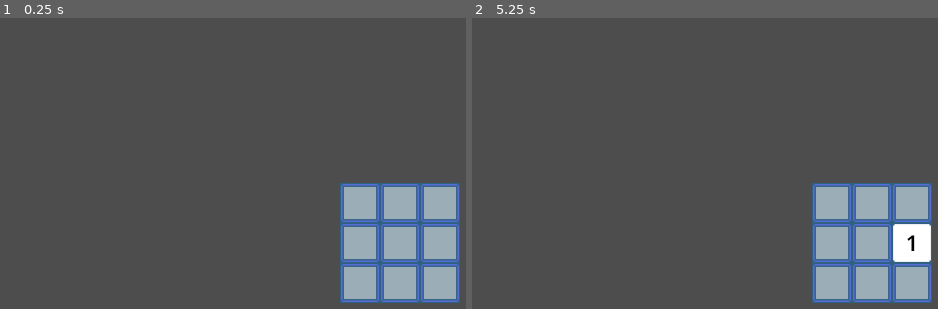
Above: before the commit, frames 1-2 (left to right).
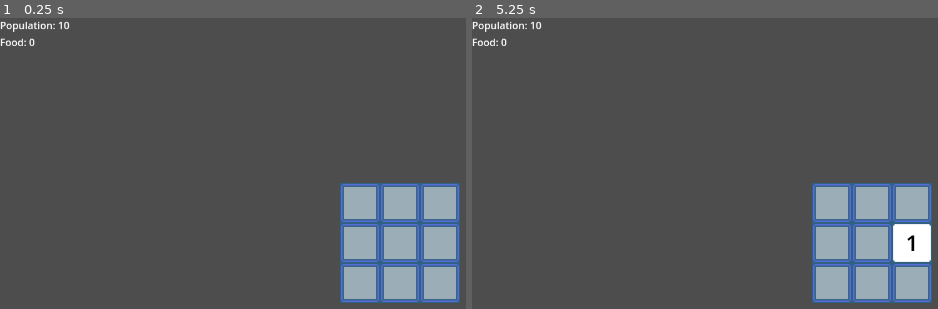
Above: after the commit, the same moments.

Repository: e-lain/MinesweeperDwarves
Game: Godot game, scene res://Main.tscn
The game is run twice, just before and just after one commit, with the same random seed, the same clock (stepped at 60 frames per second) and the same inputs.
Inputs (mouse positions are in pixels of both pictures, inside the frame that each line leads up to):
- Up to frame 1 (0.25 s): no input
- Up to frame 2 (5.25 s): tap Enter at 0.5, 2, 3.5 s; move the mouse to (outside the picture) at 0.52 s; press the mouse at (outside the picture) at 0.53 s; tap Space at 1.25, 2.75, 4.25 s; move the mouse to (714, 265) at 1.27 s; release the mouse at (714, 265) at 1.28 s; click (714, 265) at 1.35 s; move the mouse to (outside the picture) at 2.02 s; hold Right mouse button (right_click) 2.03-2.78 s; click (outside the picture) at 2.3 s; move the mouse to (outside the picture) at 2.77 s; click (outside the picture) at 2.85 s; move the mouse to (outside the picture) at 3.52 s; press the mouse at (outside the picture) at 3.53 s; move the mouse to (630, 175) at 4.27 s; release the mouse at (630, 175) at 4.28 s; right-click (630, 175) at 4.35 s; click (630, 175) at 4.55 s; move the mouse to (910, 242) at 5.02 s; press the mouse at (910, 242) at 5.03 s

The runs differ from the first frame. In frame 1, 0.3% of the frame differs, in the area x 0-15%, y 1-10%; in frame 2, 0.3%.

Commit message:
Add population and food counters

Diff:
--- a/Main.gd
+++ b/Main.gd
@@ -1,6 +1,9 @@
 extends Node2D
 
 var Board = preload("res://board.tscn")
+
+var population = 0
+var food = 0
 
 # Called when the node enters the scene tree for the first time.
 func _ready():
@@ -13,4 +16,5 @@
 
 # Called every frame. 'delta' is the elapsed time since the previous frame.
 func _process(delta):
-	pass
+	get_node("UI/Resources/Population").text = "Population: %d" % [population]
+	get_node("UI/Resources/Food").text = "Food: %d" % [food]
--- a/Main.tscn
+++ b/Main.tscn
@@ -1,6 +1,8 @@
-[gd_scene load_steps=2 format=3 uid="uid://iqvlmmwy7d46"]
+[gd_scene load_steps=3 format=3 uid="uid://iqvlmmwy7d46"]
 
 [ext_resource type="Script" path="res://main.gd" id="1_rna6o"]
+
+[sub_resource type="Theme" id="Theme_toiel"]
 
 [node name="main" type="Node2D"]
 script = ExtResource("1_rna6o")
@@ -10,8 +12,24 @@
 anchors_preset = 0
 offset_right = 1283.0
 offset_bottom = 720.0
+theme = SubResource("Theme_toiel")
 
-[node name="VBoxContainer" type="VBoxContainer" parent="UI"]
+[node name="Resources" type="VBoxContainer" parent="UI"]
 layout_mode = 0
 offset_right = 160.0
 offset_bottom = 224.0
+
+[node name="Population" type="Label" parent="UI/Resources"]
+layout_mode = 2
+text = "Population: 0"
+
+[node name="Food" type="Label" parent="UI/Resources"]
+layout_mode = 2
+text = "Food: 0"
+
+[node name="Buildings" type="GridContainer" parent="UI"]
+layout_mode = 0
+offset_left = 1128.0
+offset_top = 2.0
+offset_right = 1277.0
+offset_bottom = 719.0
--- a/board.gd
+++ b/board.gd
@@ -12,6 +12,9 @@
 var total_tiles = row*col
 var Tile = preload("res://Tile.tscn")
 var tiles
+
+var population = 10
+var food = 0
 
 # Called when the node enters the scene tree for the first time.
 func _ready():
@@ -38,3 +41,5 @@
 		bombs_found = 0
 		tiles_uncovered = 0
 		print("TODO: LEVEL WIN! BUILD MODE ENGAGED")
+	get_parent().population = population
+	get_parent().food = food
--- a/tile.gd
+++ b/tile.gd
@@ -20,6 +20,7 @@
 			get_parent().build_mode = true
 			get_parent().bombs_found = 0
 			get_parent().tiles_uncovered = 0
+			get_parent().population -= 5
 			print("TODO: THE PLAYER HAS LOST, BUILD MODE ENGAGED")
 	var count_surroundings = 0
 	for tile in get_surroundings():
